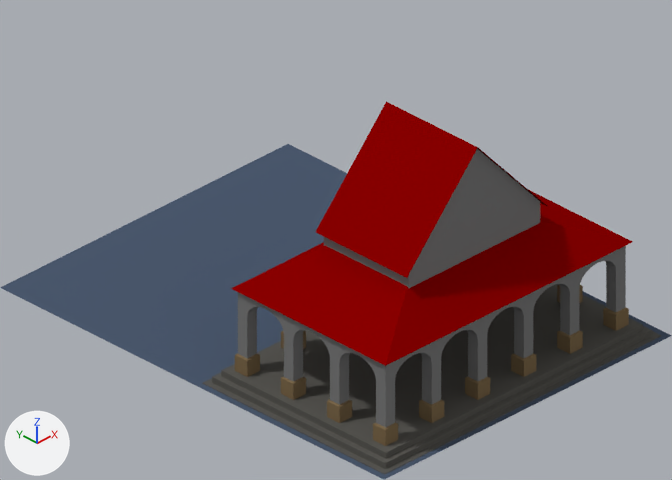
A saved change to the Blender file src/blender/marketplace/marketplace.blend.
One viewpoint serves both versions: the file's camera 'Kamera-Nord'. Lighting does not change. The marker at lower left points along +X, +Y and +Z.

In view in the first picture: 'Bodenplatte', 'Markthalle'.
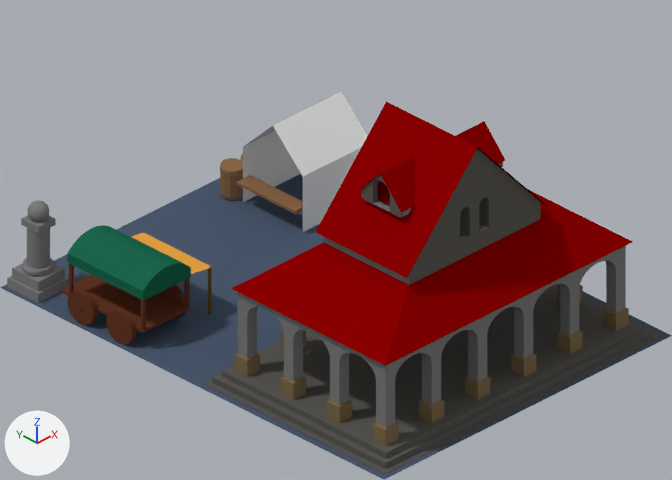
Pixel boxes [x1, y1, x2, y2] of what changed, in the pictures (672 x 480 px):
'Wagen', added
    after: [61, 225, 212, 344]
    faces in mat_grüne_wagenbespannung (dark green #1c664c): [67, 225, 191, 301]
    faces in mat_dunkles_holz (brown #643826): [61, 264, 190, 344]
    faces in mat_wagendach (orange #e7a443): [131, 232, 212, 274]
    faces in mat_bambusholz (brown #705922): [208, 267, 212, 314]
'Zelt', added
    after: [237, 91, 367, 232]
    faces in mat_zelt (white #e7e7e7): [243, 91, 367, 232]
    faces in mat_holzbrett (brown #8b6748): [237, 175, 303, 214]
'Säule vorne', added
    after: [7, 200, 69, 303]
'größeres Fass', added (brown)
    after: [220, 158, 243, 201]
    faces in mat_holzbrett (brown #8b6748): [220, 158, 243, 201]
part 1 of me_cube_005, added
    after: [362, 162, 503, 218]
part 2 of me_cube_005, built on
    before: [324, 148, 547, 288]
    after: [359, 121, 540, 285]

The change, as a list of edits to the scene's bpy script:
```text
Change me_cube_005:
    used by ob_markthalle; location = (0.0, -1.0, 0.079); scale = (1.34, 0.857, 0.025)
    remove me_cube_005.from_pydata(...)  # 790 vertices, 473 faces, 1 loose edge; spans x -1.1..1.1, y -1.1..1.1, z -3.2..76.9
    add me_cube_005.from_pydata(...)  # 1044 vertices, 627 faces, 2 loose edges; spans x -1.1..1.1, y -1.1..1.1, z -3.2..76.9
    me_cube_005 part 1: a new loose piece of 96 vertices spanning x -0.4..0.4, y -0.2..0.2, z 57.0..69.0
    me_cube_005 part 2: 2 vertices moved from x -0.5, y -0.5..0.5, z 36.6 to x -0.5, y -0.5..0.5, z 46.6; 4 vertices removed from x 0.0..0.5, y -0.6..0.6, z 36.6..76.9; 162 vertices added at x -0.4..0.5, y -0.5..0.5, z 46.6..76.6
Add ob_fass:
    ob_fass = bpy.data.objects.new('Fass', me_circle_001)  # 216 vertices, 182 faces; spans x -0.102..0.102, y -0.102..0.102, z 0.0..0.235; in mat_holzbrett (brown #8b6748), mat_stahlring (dark grey #6e6e6e)
    ob_fass.location = (0.893, 1.75, 0.0)
Add ob_säule_vorne:
    ob_säule_vorne = bpy.data.objects.new('Säule vorne', me_cube_000)  # 1114 vertices, 951 faces; spans x -1.1..-0.8, y 3.0..3.4, z -3.2..26.0; in mat_säule_vorne (grey #7e7e7e)
    ob_säule_vorne.location = (-0.05, -0.95, 0.079)
    ob_säule_vorne.scale = (1.34, 0.857, 0.025)
Add ob_größeres_fass:
    ob_größeres_fass = bpy.data.objects.new('größeres Fass', me_circle_001)  # 216 vertices, 182 faces; spans x -0.102..0.102, y -0.102..0.102, z 0.0..0.235; in mat_holzbrett (brown #8b6748), mat_stahlring (dark grey #6e6e6e)
    ob_größeres_fass.location = (0.683, 1.751, 0.0)
    ob_größeres_fass.scale = (1.0, 1.0, 1.1)
Add ob_wagen:
    ob_wagen = bpy.data.objects.new('Wagen', me_circle)  # 503 vertices, 274 faces, 1 loose edge; spans x -0.362..0.1, y -0.491..0.151, z -0.714..-0.116; in mat_dunkles_holz (brown #643826), mat_grüne_wagenbespannung (dark green #1c664c), mat_bambusholz (brown #705922), mat_wagendach (orange #e7a443)
    ob_wagen.location = (-0.505, 1.25, 0.134)
    ob_wagen.rotation_euler = (0.0, 1.571, 0.0)  # degrees (0, 90, 0)
    ob_wagen.scale = (1.34, 1.34, 1.34)
Add ob_zelt:
    ob_zelt = bpy.data.objects.new('Zelt', me_plane_001)  # 26 vertices, 16 faces, 4 loose edges; spans x -0.93..0.5, y -0.8..0.76, z -0.91..0.22; in mat_zelt (white #e7e7e7), mat_holzbrett (brown #8b6748)
    ob_zelt.location = (1.0, 1.5, 0.273)
    ob_zelt.rotation_euler = (0.0, 1.571, 1.571)  # degrees (0, 90, 90)
    ob_zelt.scale = (0.547, 0.547, 0.547)
```
